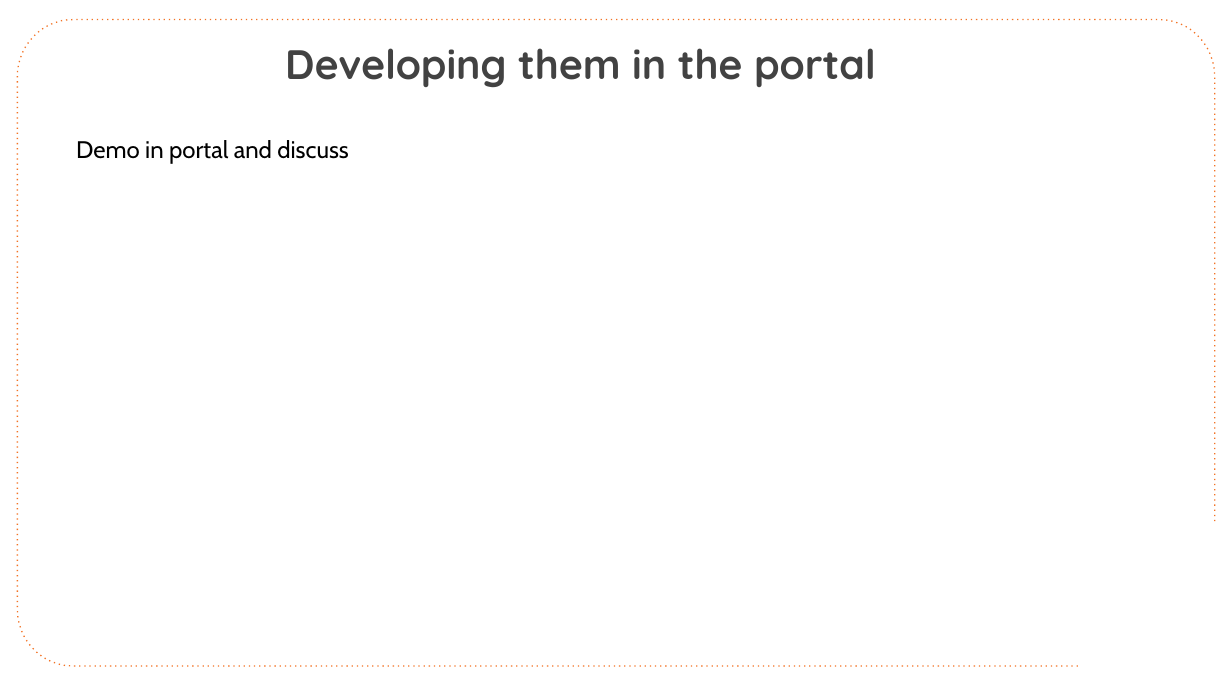
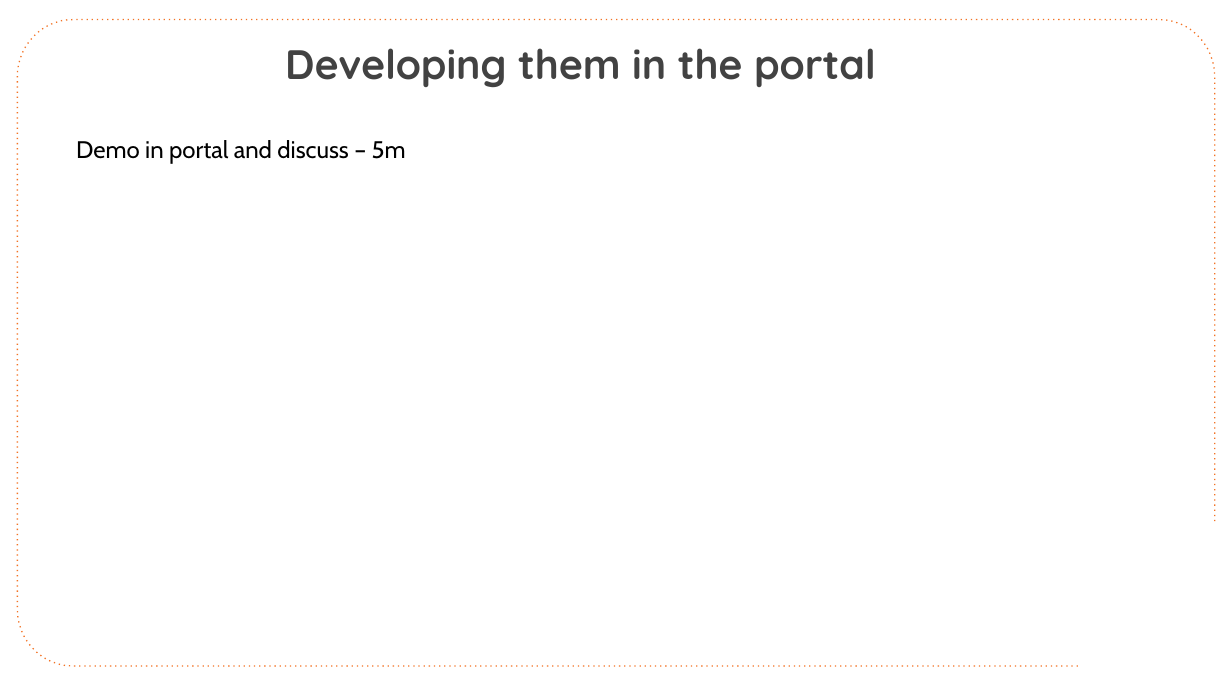
Before and after one commit to CloudSpecOps/Serverless-Architectures-with-Azure, a slide deck: slide 10 of Session Presentation/Azure-Serverless-Architecture-Session-Day-2.pptx. Drawn at 1232x693 pixels with LibreOffice and Linux fonts; fonts in the diff are those of the drawing; background and template pictures are left out. Boxes give left, top, right and bottom in pixels: in the first picture for what was removed or moved away, otherwise in the second. Text is boxed around its words. In the diff, an @@ line names an element or a change of style, - is before the commit and + after.

```diff
--- a/Session Presentation/Azure-Serverless-Architecture-Session-Day-2.pptx
+++ b/Session Presentation/Azure-Serverless-Architecture-Session-Day-2.pptx
@@ text at (76, 140, 406, 164): text changed @@
-Demo in portal and discuss
+Demo in portal and discuss – 5m
```
Also in this commit, not shown: 3 other slides changed, 3 slides removed.
